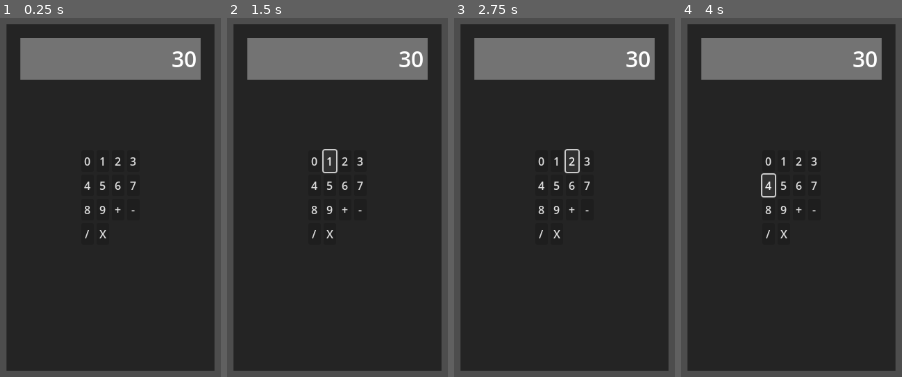
Above: before the commit, frames 1-4 (left to right).
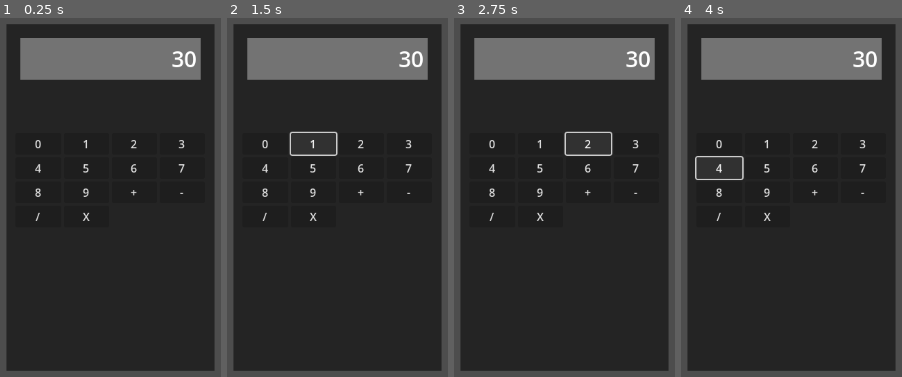
Above: after the commit, the same moments.

Repository: Yuri-Campos/gdCalculator
Game: Godot game, scene res://interface.tscn
The game is run twice, just before and just after one commit, with the same random seed, the same clock (stepped at 60 frames per second) and the same inputs. The project has no main scene, so this scene is started directly.
Inputs:
- Up to frame 1 (0.25 s): no input
- Up to frame 2 (1.5 s): click "0" at 0.5 s; click "1" at 1.25 s
- Up to frame 3 (2.75 s): click "2" at 2 s
- Up to frame 4 (4 s): click "3" at 2.75 s; click "4" at 3.5 s

The runs differ from the first frame. In frame 1, 1.0% of the frame differs, in the area x 15-84%, y 33-62%; in frame 2, 1.5%; in frame 3, 1.5%; in frame 4, 1.5%, in the area x 6-84%, y 33-62%.

Commit message:
update interface layout

Diff:
--- /dev/null
+++ b/interface.gd
@@ -0,0 +1,3 @@
+extends Control
+
+@onready var one: int = get.node()
--- a/interface.tscn
+++ b/interface.tscn
@@ -54,33 +54,35 @@
 
 [node name="Container" type="GridContainer" parent="background"]
 layout_mode = 1
-anchors_preset = 8
-anchor_left = 0.5
-anchor_top = 0.5
-anchor_right = 0.5
-anchor_bottom = 0.5
-offset_left = -42.0
-offset_top = -58.0
-offset_right = 42.0
-offset_bottom = 58.0
+anchors_preset = 15
+anchor_right = 1.0
+anchor_bottom = 1.0
+offset_left = 13.0
+offset_top = 157.0
+offset_right = -14.0
+offset_bottom = -8.0
 grow_horizontal = 2
 grow_vertical = 2
 columns = 4
 
 [node name="0" type="Button" parent="background/Container"]
 layout_mode = 2
+size_flags_horizontal = 3
 text = "0"
 
 [node name="1" type="Button" parent="background/Container"]
 layout_mode = 2
+size_flags_horizontal = 3
 text = "1"
 
 [node name="2" type="Button" parent="background/Container"]
 layout_mode = 2
+size_flags_horizontal = 3
 text = "2"
 
 [node name="3" type="Button" parent="background/Container"]
 layout_mode = 2
+size_flags_horizontal = 3
 text = "3"
 
 [node name="4" type="Button" parent="background/Container"]
